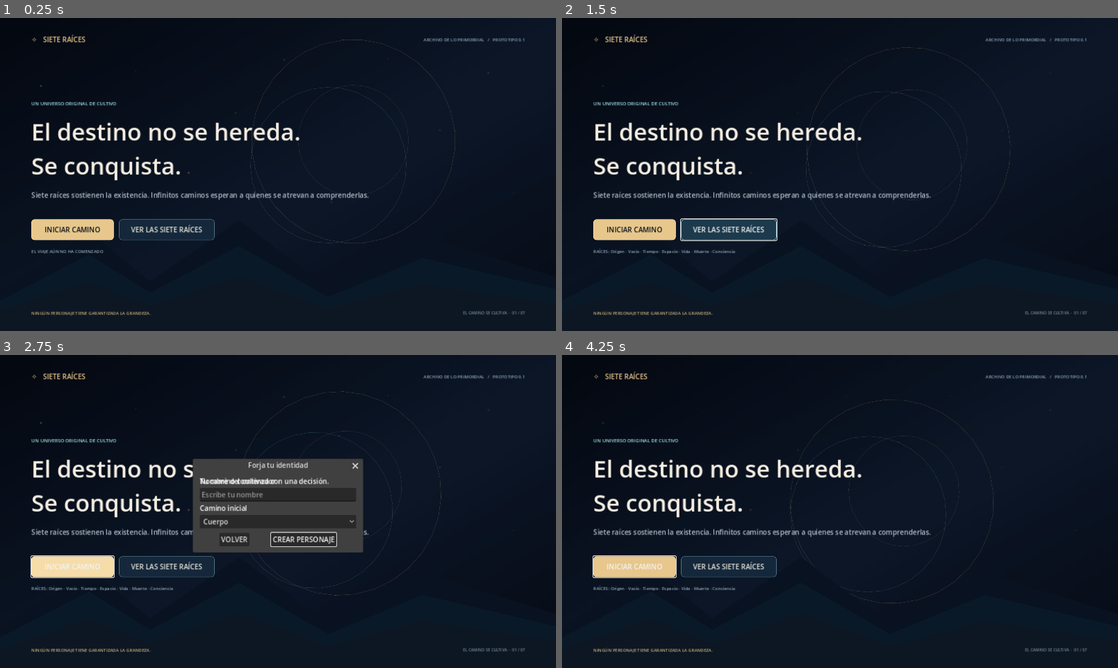
Above: before the commit, frames 1-4 (two rows, left to right).
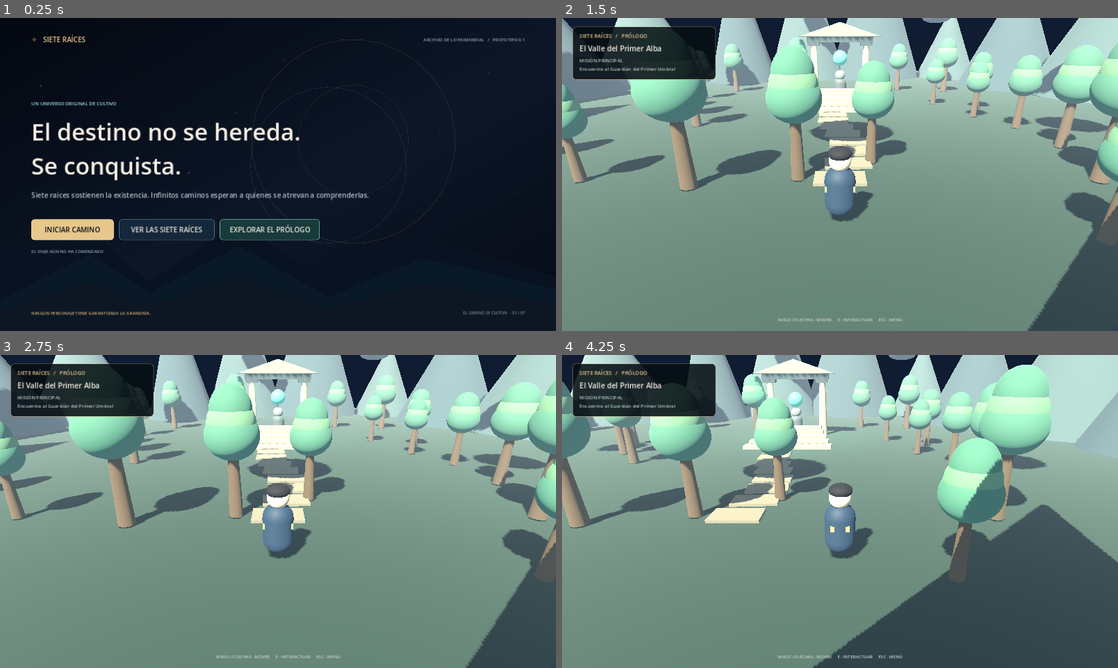
Above: after the commit, the same moments.

Repository: JOSEFRO/cultivation-universe-game
Game: Godot game, scene res://scenes/main.tscn
Same seed, same stepped clock (60 frames per second), same inputs: the game is played once before the commit and once after it.
Inputs (mouse positions are in pixels of both pictures, inside the frame that each line leads up to):
- Up to frame 1 (0.25 s): no input
- Up to frame 2 (1.5 s): click (834, 230) at 0.5 s, where only the run after the commit has a clickable "EXPLORAR EL PRÓLOGO"; click (728, 230) at 1.25 s, where only the run before the commit has a clickable "VER LAS SIETE RAÍCES"
- Up to frame 3 (2.75 s): click (72, 567) at 2 s, where only the run before the commit has a clickable "INICIAR CAMINO"
- Up to frame 4 (4.25 s): click (795, 539) at 2.75 s, where only the run before the commit has a clickable "VOLVER"; hold D from 3.53 s (still down); hold E from 3.53 s (still down)

The runs differ from the first frame. In frame 1, 1.2% of the frame differs, in the area x 39-58%, y 64-72%; in frame 2, 96%; in frame 3, 96%; in frame 4, 97%, in the area x 0-100%, y 0-100%.

Commit message:
Build the first playable 3D prologue (#6)
* Add entry point to first playable 3D prologue

* Create first playable 3D cultivation prologue

* Add 3D prologue scene entry

* Test playable 3D prologue scene and entry point

* Document first playable prologue and project status

* Document plugin evaluation and integration roadmap

Diff:
--- /dev/null
+++ b/scenes/prologue_3d.tscn
@@ -0,0 +1,6 @@
+[gd_scene load_steps=2 format=3]
+
+[ext_resource type="Script" path="res://scripts/prologue_3d.gd" id="1_prologue"]
+
+[node name="Prologue3D" type="Node3D"]
+script = ExtResource("1_prologue")
--- a/scripts/main.gd
+++ b/scripts/main.gd
@@ -120,6 +120,16 @@
 	codex_button.add_theme_stylebox_override("hover", _button_style(Color("#1d3a4d"), Color("#9fe1e5")))
 	codex_button.pressed.connect(_on_codex_pressed)
 	buttons.add_child(codex_button)
+
+	var prologue_button := Button.new()
+	prologue_button.name = "PrologueButton"
+	prologue_button.text = "  EXPLORAR EL PRÓLOGO  "
+	prologue_button.custom_minimum_size = Vector2(220, 48)
+	prologue_button.add_theme_color_override("font_color", Color("#e9e5dc"))
+	prologue_button.add_theme_stylebox_override("normal", _button_style(Color("#183a3a"), Color("#72c7b5")))
+	prologue_button.add_theme_stylebox_override("hover", _button_style(Color("#24544f"), Color("#a5f0d9")))
+	prologue_button.pressed.connect(_on_prologue_pressed)
+	buttons.add_child(prologue_button)
 
 	status_label = Label.new()
 	status_label.text = "EL VIAJE AÚN NO HA COMENZADO"
@@ -265,3 +275,7 @@
 	for root in WORLD_DATA.ROOTS:
 		names.append(root["name"])
 	status_label.text = "RAÍCES: " + " · ".join(names)
+
+
+func _on_prologue_pressed() -> void:
+	get_tree().change_scene_to_file("res://scenes/prologue_3d.tscn")
--- /dev/null
+++ b/scripts/prologue_3d.gd
@@ -0,0 +1,417 @@
+extends Node3D
+
+const WALK_SPEED := 6.0
+const INTERACTION_DISTANCE := 4.8
+
+var player: CharacterBody3D
+var camera: Camera3D
+var hud_status: Label
+var quest_label: Label
+var interaction_label: Label
+var quest_complete := false
+var time_elapsed := 0.0
+var shrine_orb: MeshInstance3D
+
+func _ready() -> void:
+	_build_environment()
+	_build_world()
+	_build_player()
+	_build_hud()
+	_update_hud()
+
+func _process(delta: float) -> void:
+	time_elapsed += delta
+	if is_instance_valid(shrine_orb):
+		shrine_orb.position.y = 3.6 + sin(time_elapsed * 1.4) * 0.22
+		shrine_orb.rotate_y(delta * 0.45)
+	if is_instance_valid(player) and is_instance_valid(camera):
+		camera.global_position = player.global_position + Vector3(0.0, 5.2, 9.0)
+		camera.look_at(player.global_position + Vector3(0.0, 1.0, -1.2), Vector3.UP)
+		var near_guardian := player.global_position.distance_to(Vector3(0.0, 0.0, -10.0)) <= INTERACTION_DISTANCE
+		interaction_label.visible = near_guardian and not quest_complete
+		if near_guardian and Input.is_key_pressed(KEY_E) and not quest_complete:
+			_complete_first_trial()
+
+func _physics_process(_delta: float) -> void:
+	if not is_instance_valid(player):
+		return
+	var direction := Vector3.ZERO
+	if Input.is_key_pressed(KEY_W) or Input.is_key_pressed(KEY_UP):
+		direction.z -= 1.0
+	if Input.is_key_pressed(KEY_S) or Input.is_key_pressed(KEY_DOWN):
+		direction.z += 1.0
+	if Input.is_key_pressed(KEY_A) or Input.is_key_pressed(KEY_LEFT):
+		direction.x -= 1.0
+	if Input.is_key_pressed(KEY_D) or Input.is_key_pressed(KEY_RIGHT):
+		direction.x += 1.0
+	direction = direction.normalized()
+	player.velocity.x = direction.x * WALK_SPEED
+	player.velocity.z = direction.z * WALK_SPEED
+	if not player.is_on_floor():
+		player.velocity.y -= 22.0 * _delta
+	else:
+		player.velocity.y = 0.0
+	if direction.length_squared() > 0.01:
+		player.rotation.y = lerp_angle(player.rotation.y, atan2(direction.x, direction.z), 0.18)
+	player.move_and_slide()
+
+func _unhandled_input(event: InputEvent) -> void:
+	if event is InputEventKey and event.pressed and event.keycode == KEY_ESCAPE:
+		get_tree().change_scene_to_file("res://scenes/main.tscn")
+	if event is InputEventKey and event.pressed and event.keycode == KEY_E:
+		if is_instance_valid(player) and player.global_position.distance_to(Vector3(0.0, 0.0, -10.0)) <= INTERACTION_DISTANCE and not quest_complete:
+			_complete_first_trial()
+
+func _build_environment() -> void:
+	var environment := Environment.new()
+	environment.background_mode = Environment.BG_COLOR
+	environment.background_color = Color("#101c31")
+	environment.ambient_light_source = Environment.AMBIENT_SOURCE_COLOR
+	environment.ambient_light_color = Color("#a9c4d6")
+	environment.ambient_light_energy = 0.72
+	environment.tonemap_mode = Environment.TONE_MAPPER_FILMIC
+	environment.fog_enabled = true
+	environment.fog_light_color = Color("#a7b8c4")
+	environment.fog_density = 0.006
+	var world_environment := WorldEnvironment.new()
+	world_environment.environment = environment
+	add_child(world_environment)
+	var sun := DirectionalLight3D.new()
+	sun.rotation_degrees = Vector3(-48.0, -28.0, 0.0)
+	sun.light_color = Color("#ffe2b1")
+	sun.light_energy = 1.15
+	sun.shadow_enabled = true
+	add_child(sun)
+
+func _build_world() -> void:
+	var ground_body := StaticBody3D.new()
+	ground_body.name = "ValleyGround"
+	var ground_collision := CollisionShape3D.new()
+	var ground_shape := BoxShape3D.new()
+	ground_shape.size = Vector3(90.0, 1.0, 90.0)
+	ground_collision.shape = ground_shape
+	ground_collision.position.y = -0.55
+	ground_body.add_child(ground_collision)
+	add_child(ground_body)
+	var ground := MeshInstance3D.new()
+	var ground_mesh := PlaneMesh.new()
+	ground_mesh.size = Vector2(90.0, 90.0)
+	ground.mesh = ground_mesh
+	ground.position.y = -0.05
+	ground.material_override = _material("#263d3b", 0.0, 0.92)
+	add_child(ground)
+
+	var path_material := _material("#7b776a", 0.05, 0.82)
+	for i in range(13):
+		var stone := MeshInstance3D.new()
+		var stone_mesh := BoxMesh.new()
+		stone_mesh.size = Vector3(2.1, 0.12, 1.25)
+		stone.mesh = stone_mesh
+		stone.material_override = path_material
+		stone.position = Vector3(sin(float(i) * 0.7) * 0.55, 0.04, 10.0 - float(i) * 1.75)
+		stone.rotation.y = sin(float(i)) * 0.08
+		add_child(stone)
+
+	for i in range(18):
+		var angle := TAU * float(i) / 18.0
+		var radius := 28.0 + float(i % 4) * 2.0
+		var mountain := MeshInstance3D.new()
+		var mountain_mesh := CylinderMesh.new()
+		mountain_mesh.top_radius = 0.2
+		mountain_mesh.bottom_radius = 5.0 + float(i % 3) * 1.4
+		mountain_mesh.height = 11.0 + float(i % 5) * 2.5
+		mountain.mesh = mountain_mesh
+		mountain.position = Vector3(cos(angle) * radius, mountain_mesh.height * 0.5 - 1.0, sin(angle) * radius - 3.0)
+		mountain.material_override = _material("#344c57" if i % 2 == 0 else "#405a60", 0.0, 0.95)
+		add_child(mountain)
+
+	for i in range(22):
+		var angle := TAU * float(i) / 22.0
+		var radius := 10.0 + float(i % 5) * 2.0
+		var tree_position := Vector3(cos(angle) * radius, 0.0, sin(angle) * radius - 2.0)
+		if abs(tree_position.x) < 3.5 and tree_position.z < 3.0 and tree_position.z > -18.0:
+			continue
+		_add_tree(tree_position, 0.8 + float(i % 4) * 0.12)
+
+	_build_shrine()
+	_add_floating_islands()
+
+func _build_shrine() -> void:
+	var stone := _material("#b8a98a", 0.18, 0.55)
+	var dark_stone := _material("#394a54", 0.12, 0.75)
+	var jade := _material("#65c9b4", 0.25, 0.3, "#1d8d78", 0.75)
+	for i in range(5):
+		var step := MeshInstance3D.new()
+		var mesh := BoxMesh.new()
+		mesh.size = Vector3(7.0 - float(i) * 0.5, 0.28, 1.2)
+		step.mesh = mesh
+		step.position = Vector3(0.0, 0.14 + float(i) * 0.24, -4.0 - float(i) * 1.0)
+		step.material_override = stone
+		add_child(step)
+	for x in [-2.5, 2.5]:
+		var pillar := MeshInstance3D.new()
+		var pillar_mesh := CylinderMesh.new()
+		pillar_mesh.top_radius = 0.3
+		pillar_mesh.bottom_radius = 0.42
+		pillar_mesh.height = 5.0
+		pillar.mesh = pillar_mesh
+		pillar.position = Vector3(x, 2.5, -11.0)
+		pillar.material_override = stone
+		add_child(pillar)
+		var cap := MeshInstance3D.new()
+		var cap_mesh := BoxMesh.new()
+		cap_mesh.size = Vector3(1.15, 0.35, 1.15)
+		cap.mesh = cap_mesh
+		cap.position = Vector3(x, 5.05, -11.0)
+		cap.material_override = dark_stone
+		add_child(cap)
+	var lintel := MeshInstance3D.new()
+	var lintel_mesh := BoxMesh.new()
+	lintel_mesh.size = Vector3(6.2, 0.65, 1.4)
+	lintel.mesh = lintel_mesh
+	lintel.position = Vector3(0.0, 5.45, -11.0)
+	lintel.material_override = dark_stone
+	add_child(lintel)
+	var roof := MeshInstance3D.new()
+	var roof_mesh := PrismMesh.new()
+	roof_mesh.size = Vector3(7.5, 1.2, 2.6)
+	roof.mesh = roof_mesh
+	roof.position = Vector3(0.0, 6.25, -11.0)
+	roof.material_override = stone
+	add_child(roof)
+	shrine_orb = MeshInstance3D.new()
+	var orb_mesh := SphereMesh.new()
+	orb_mesh.radius = 0.68
+	orb_mesh.height = 1.36
+	shrine_orb.mesh = orb_mesh
+	shrine_orb.position = Vector3(0.0, 3.6, -10.0)
+	shrine_orb.material_override = jade
+	add_child(shrine_orb)
+	var glow := OmniLight3D.new()
+	glow.position = Vector3(0.0, 3.5, -10.0)
+	glow.light_color = Color("#68e4c7")
+	glow.light_energy = 2.4
+	glow.omni_range = 12.0
+	add_child(glow)
+	_add_guardian()
+
+func _add_guardian() -> void:
+	var guardian := Node3D.new()
+	guardian.name = "FirstGuardian"
+	guardian.position = Vector3(0.0, 0.0, -10.0)
+	var body := MeshInstance3D.new()
+	var body_mesh := CapsuleMesh.new()
+	body_mesh.radius = 0.58
+	body_mesh.height = 2.0
+	body.mesh = body_mesh
+	body.position.y = 1.05
+	body.material_override = _material("#56636b", 0.25, 0.7)
+	guardian.add_child(body)
+	var head := MeshInstance3D.new()
+	var head_mesh := SphereMesh.new()
+	head_mesh.radius = 0.48
+	head_mesh.height = 0.96
+	head.mesh = head_mesh
+	head.position.y = 2.25
+	head.material_override = _material("#7e8c8b", 0.15, 0.6)
+	guardian.add_child(head)
+	var eyes := MeshInstance3D.new()
+	var eyes_mesh := SphereMesh.new()
+	eyes_mesh.radius = 0.13
+	eyes_mesh.height = 0.26
+	eyes.mesh = eyes_mesh
+	eyes.position = Vector3(0.0, 2.28, -0.43)
+	eyes.material_override = _material("#b8f7df", 0.1, 0.2, "#54dcb8", 1.8)
+	guardian.add_child(eyes)
+	add_child(guardian)
+
+func _add_tree(at: Vector3, scale_factor: float) -> void:
+	var trunk := MeshInstance3D.new()
+	var trunk_mesh := CylinderMesh.new()
+	trunk_mesh.top_radius = 0.16 * scale_factor
+	trunk_mesh.bottom_radius = 0.28 * scale_factor
+	trunk_mesh.height = 3.2 * scale_factor
+	trunk.mesh = trunk_mesh
+	trunk.position = at + Vector3(0.0, 1.6 * scale_factor, 0.0)
+	trunk.material_override = _material("#574a3d", 0.0, 0.95)
+	add_child(trunk)
+	for i in range(3):
+		var crown := MeshInstance3D.new()
+		var crown_mesh := SphereMesh.new()
+		crown_mesh.radius = (1.0 - float(i) * 0.12) * scale_factor
+		crown_mesh.height = 1.8 * scale_factor
+		crown.mesh = crown_mesh
+		crown.position = at + Vector3(0.0, (3.1 + float(i) * 0.42) * scale_factor, 0.0)
+		crown.material_override = _material("#47796a" if i % 2 == 0 else "#648d73", 0.0, 0.9)
+		add_child(crown)
+
+func _add_floating_islands() -> void:
+	for i in range(7):
+		var island := MeshInstance3D.new()
+		var mesh := SphereMesh.new()
+		mesh.radius = 1.7 + float(i % 3) * 0.45
+		mesh.height = mesh.radius * 0.75
+		island.mesh = mesh
+		var angle := TAU * float(i) / 7.0
+		island.position = Vector3(cos(angle) * 19.0, 8.0 + float(i % 3) * 2.0, sin(angle) * 19.0 - 7.0)
+		island.material_override = _material("#526d76", 0.08, 0.9)
+		add_child(island)
+		var crystal := MeshInstance3D.new()
+		var crystal_mesh := PrismMesh.new()
+		crystal_mesh.size = Vector3(0.45, 1.1, 0.45)
+		crystal.mesh = crystal_mesh
+		crystal.position = island.position + Vector3(0.0, 1.2, 0.0)
+		crystal.material_override = _material("#78d8cb", 0.25, 0.25, "#277e80", 0.7)
+		add_child(crystal)
+
+func _build_player() -> void:
+	player = CharacterBody3D.new()
+	player.name = "Cultivator"
+	player.position = Vector3(0.0, 0.2, 13.0)
+	var collision := CollisionShape3D.new()
+	var shape := CapsuleShape3D.new()
+	shape.radius = 0.42
+	shape.height = 1.8
+	collision.shape = shape
+	collision.position.y = 0.9
+	player.add_child(collision)
+	var robe := MeshInstance3D.new()
+	var robe_mesh := CapsuleMesh.new()
+	robe_mesh.radius = 0.48
+	robe_mesh.height = 1.65
+	robe.mesh = robe_mesh
+	robe.position.y = 0.95
+	robe.material_override = _material("#263f59", 0.1, 0.65)
+	player.add_child(robe)
+	var sash := MeshInstance3D.new()
+	var sash_mesh := BoxMesh.new()
+	sash_mesh.size = Vector3(0.9, 0.18, 0.56)
+	sash.mesh = sash_mesh
+	sash.position.y = 1.1
+	sash.material_override = _material("#d0ad70", 0.2, 0.4)
+	player.add_child(sash)
+	var head := MeshInstance3D.new()
+	var head_mesh := SphereMesh.new()
+	head_mesh.radius = 0.34
+	head_mesh.height = 0.68
+	head.mesh = head_mesh
+	head.position.y = 1.95
+	head.material_override = _material("#d8bda3", 0.0, 0.8)
+	player.add_child(head)
+	var hair := MeshInstance3D.new()
+	var hair_mesh := SphereMesh.new()
+	hair_mesh.radius = 0.36
+	hair_mesh.height = 0.42
+	hair.mesh = hair_mesh
+	hair.position = Vector3(0.0, 2.17, 0.02)
+	hair.material_override = _material("#171b25", 0.0, 0.8)
+	player.add_child(hair)
+	add_child(player)
+	camera = Camera3D.new()
+	camera.name = "FollowCamera"
+	camera.current = true
+	camera.fov = 52.0
+	add_child(camera)
+
+func _build_hud() -> void:
+	var layer := CanvasLayer.new()
+	layer.name = "GameHUD"
+	add_child(layer)
+	var panel := PanelContainer.new()
+	panel.position = Vector2(24.0, 20.0)
+	panel.custom_minimum_size = Vector2(330.0, 122.0)
+	panel.add_theme_stylebox_override("panel", _panel_style())
+	layer.add_child(panel)
+	var stack := VBoxContainer.new()
+	stack.add_theme_constant_override("separation", 7)
+	panel.add_child(stack)
+	var title := Label.new()
+	title.text = "SIETE RAÍCES   /   PRÓLOGO"
+	title.add_theme_font_size_override("font_size", 12)
+	title.add_theme_color_override("font_color", Color("#e6c58c"))
+	stack.add_child(title)
+	hud_status = Label.new()
+	hud_status.add_theme_font_size_override("font_size", 17)
+	hud_status.add_theme_color_override("font_color", Color("#f3eee4"))
+	stack.add_child(hud_status)
+	quest_label = Label.new()
+	quest_label.add_theme_font_size_override("font_size", 11)
+	quest_label.add_theme_color_override("font_color", Color("#b4c8ce"))
+	quest_label.autowrap_mode = TextServer.AUTOWRAP_WORD_SMART
+	stack.add_child(quest_label)
+	interaction_label = Label.new()
+	interaction_label.text = "PULSA E PARA ESCUCHAR AL GUARDIÁN"
+	interaction_label.anchor_left = 0.5
+	interaction_label.anchor_right = 0.5
+	interaction_label.anchor_top = 0.83
+	interaction_label.anchor_bottom = 0.9
+	interaction_label.offset_left = -190.0
+	interaction_label.offset_right = 190.0
+	interaction_label.add_theme_font_size_override("font_size", 13)
+	interaction_label.add_theme_color_override("font_color", Color("#d9f3df"))
+	interaction_label.horizontal_alignment = HORIZONTAL_ALIGNMENT_CENTER
+	layer.add_child(interaction_label)
+	var controls := Label.new()
+	controls.text = "WASD / FLECHAS · MOVER     E · INTERACTUAR     ESC · MENÚ"
+	controls.anchor_left = 0.0
+	controls.anchor_right = 1.0
+	controls.anchor_top = 1.0
+	controls.anchor_bottom = 1.0
+	controls.offset_left = 24.0
+	controls.offset_right = -24.0
+	controls.offset_top = -34.0
+	controls.offset_bottom = -12.0
+	controls.add_theme_font_size_override("font_size", 10)
+	controls.add_theme_color_override("font_color", Color("#c5d0d1"))
+	controls.horizontal_alignment = HORIZONTAL_ALIGNMENT_CENTER
+	layer.add_child(controls)
+
+func _update_hud() -> void:
+	if is_instance_valid(hud_status):
+		hud_status.text = "El Valle del Primer Alba"
+	if is_instance_valid(quest_label):
+		quest_label.text = "MISIÓN PRINCIPAL\n" + ("✓ El guardián reconoció tu presencia" if quest_complete else "Encuentra al Guardián del Primer Umbral")
+
+func _complete_first_trial() -> void:
+	if quest_complete:
+		return
+	quest_complete = true
+	_update_hud()
+	interaction_label.visible = false
+	var toast := Label.new()
+	toast.text = "EL PRIMER UMBRAL HA DESPERTADO"
+	toast.position = Vector2(0.0, 150.0)
+	toast.anchor_left = 0.5
+	toast.anchor_right = 0.5
+	toast.offset_left = -220.0
+	toast.offset_right = 220.0
+	toast.add_theme_font_size_override("font_size", 18)
+	toast.add_theme_color_override("font_color", Color("#e8d09c"))
+	toast.horizontal_alignment = HORIZONTAL_ALIGNMENT_CENTER
+	get_node("GameHUD").add_child(toast)
+	var tween := create_tween()
+	tween.tween_property(toast, "modulate:a", 0.0, 4.0).set_delay(1.5)
+	tween.tween_callback(toast.queue_free)
+
+func _material(color_hex: String, metallic: float, roughness: float, glow_color: String = "#000000", glow_energy: float = 0.0) -> StandardMaterial3D:
+	var material := StandardMaterial3D.new()
+	material.albedo_color = Color(color_hex)
+	material.metallic = metallic
+	material.roughness = roughness
+	if glow_energy > 0.0:
+		material.emission_enabled = true
+		material.emission = Color(glow_color)
+		material.emission_energy_multiplier = glow_energy
+	return material
+
+func _panel_style() -> StyleBoxFlat:
+	var style := StyleBoxFlat.new()
+	style.bg_color = Color(0.025, 0.055, 0.075, 0.88)
+	style.border_color = Color("#c5a66d", 0.6)
+	style.set_border_width_all(1)
+	style.set_corner_radius_all(8)
+	style.content_margin_left = 16.0
+	style.content_margin_right = 16.0
+	style.content_margin_top = 12.0
+	style.content_margin_bottom = 12.0
+	return style
--- a/tests/test_main_scene.gd
+++ b/tests/test_main_scene.gd
@@ -12,6 +12,7 @@
 
 	assert(main.find_child("BeginButton", true, false) != null, "Debe existir el botón Iniciar camino")
 	assert(main.find_child("CodexButton", true, false) != null, "Debe existir el botón del códice")
+	assert(main.find_child("PrologueButton", true, false) != null, "Debe existir el acceso al prólogo 3D")
 	assert(main.status_label != null, "La interfaz debe crear el estado")
 
 	main._on_codex_pressed()
@@ -27,5 +28,14 @@
 	assert(main.current_character.get("name") == "Ari", "Debe crear el personaje con el nombre indicado")
 	assert(main.current_character.get("path") == "Cuerpo", "Debe asignar el camino inicial seleccionado")
 	assert(FileAccess.file_exists("user://character.json"), "Debe persistir el personaje en user://character.json")
-	print("PASS: integración de escena principal, códice y creación/guardado de personaje")
+	var prologue_scene: PackedScene = load("res://scenes/prologue_3d.tscn")
+	assert(prologue_scene != null, "La escena 3D del prólogo debe existir")
+	var prologue = prologue_scene.instantiate()
+	root.add_child(prologue)
+	await process_frame
+	assert(prologue.player != null, "El prólogo debe crear al cultivador")
+	assert(prologue.camera != null, "El prólogo debe crear la cámara")
+	assert(prologue.hud_status != null, "El prólogo debe mostrar la interfaz de misión")
+	assert(prologue.find_child("FirstGuardian", true, false) != null, "El santuario debe contener al guardián")
+	print("PASS: menú, códice, creación de personaje y prólogo 3D explorable")
 	quit(0)
Not shown, added: docs/TECH_STACK_DECISIONS.md
